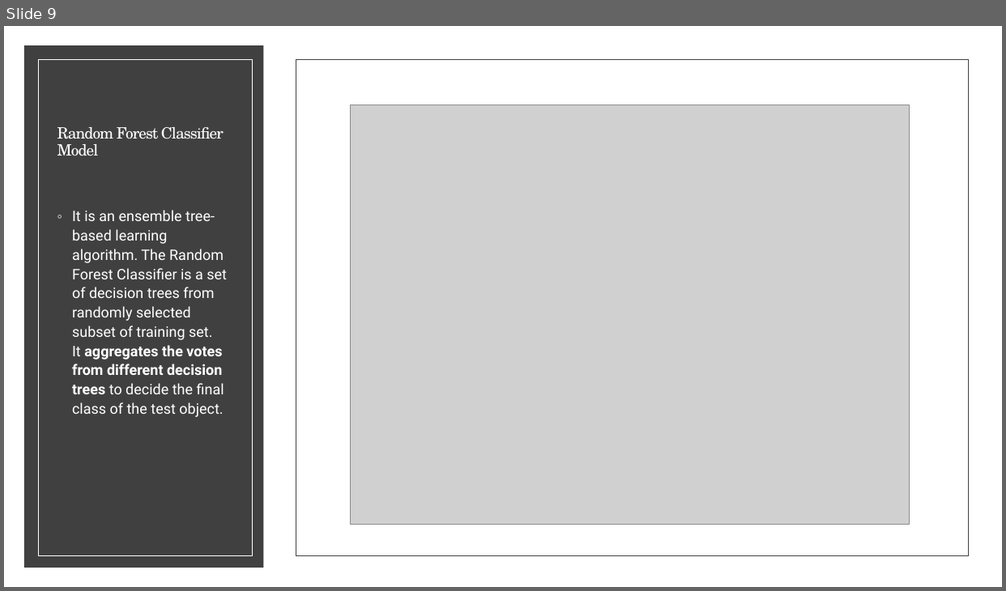
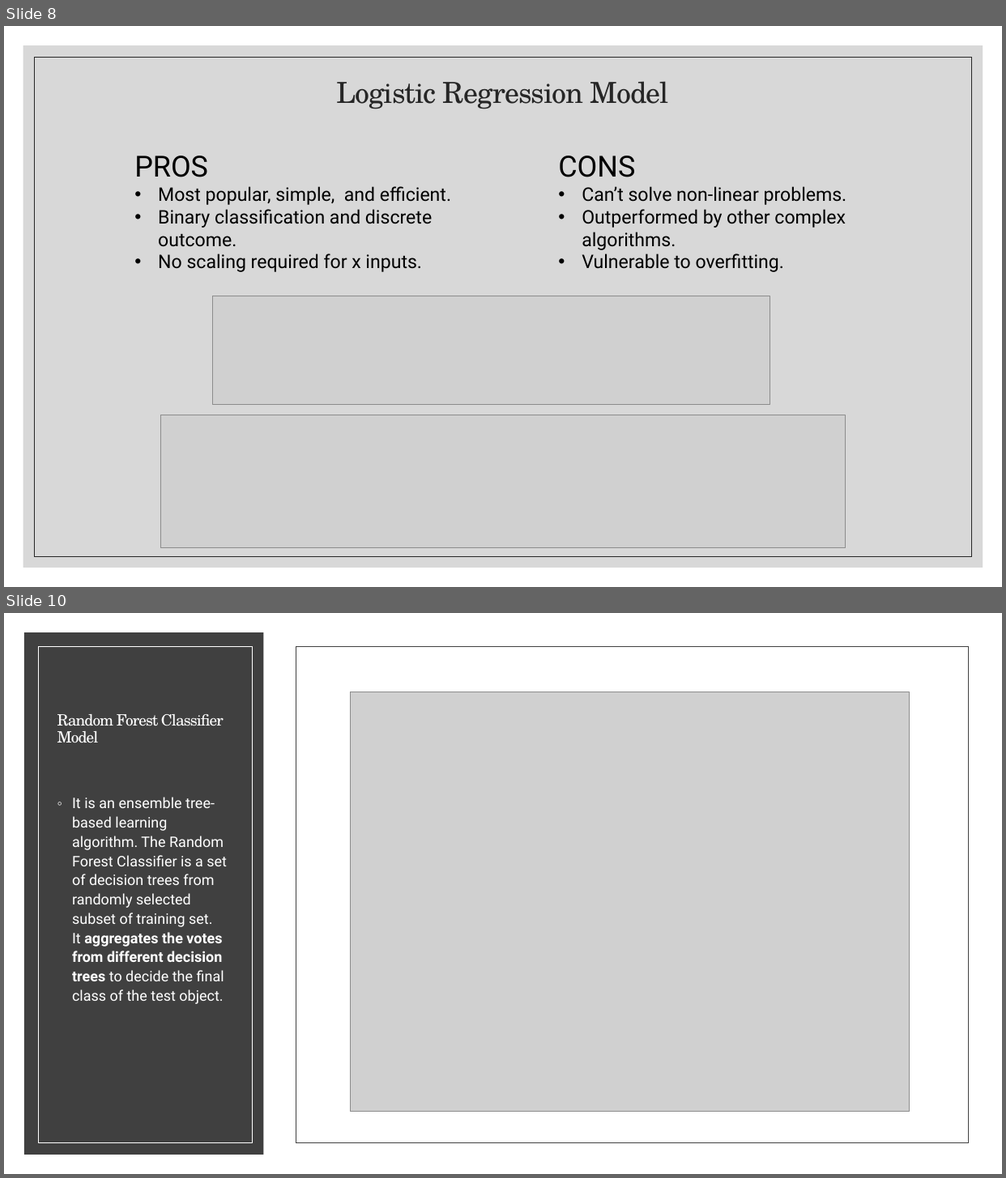
Before and after one commit to alexisperumal/ucsd_data_science_final_project, a slide deck: Presentation/Project_3_COVID19_MLModels_LabTests_Presentation.pptx. Shown one above the other, each under a label of ours: slide 9 before the commit, slides 8 and 10 after it; the slides between them are not shown. The pictures are 1006x591 and 1006x1178 pixels, drawn with LibreOffice and Linux fonts; fonts in the diff are those of the drawing; grey boxes stand for pictures. Boxes give left, top, right and bottom in pixels: in the first picture for what was removed or moved away, otherwise in the second. Text is boxed around its words. In the diff, an @@ line names an element or a change of style, - is before the commit and + after.

Commit message:
add comparison and confucion matrices for all models in presentation and website page.

```diff
--- a/Presentation/Project_3_COVID19_MLModels_LabTests_Presentation.pptx
+++ b/Presentation/Project_3_COVID19_MLModels_LabTests_Presentation.pptx
@@ slide 8 added at (4, 26, 1002, 587), background #FFFFFF @@
@@ rectangle added at (23, 45, 983, 568), fill #BFBFBF at 60% opacity @@
@@ rectangle added at (35, 57, 972, 557), outline #262626 0.5 pt @@
@@ title added at (337, 81, 670, 109), 27.9 pt, text #262626 @@
+Logistic Regression Model
@@ text added at (134, 156, 451, 272), 18 pt, text #000000 @@
+PROS
+• Most popular, simple, and efficient.
+• Binary classification and discrete outcome.
+• No scaling required for x inputs.
@@ text added at (558, 156, 847, 272), 18 pt, text #000000 @@
+CONS
+• Can’t solve non-linear problems.
+• Outperformed by other complex algorithms.
+• Vulnerable to overfitting.
@@ picture added at (212, 297, 769, 404) @@
@@ picture added at (160, 416, 845, 548) @@
@@ what was slide 9 is now slide 10 @@
```
Also in this commit, not shown: 3 slides changed, 1 other slide added, 5 other files.
